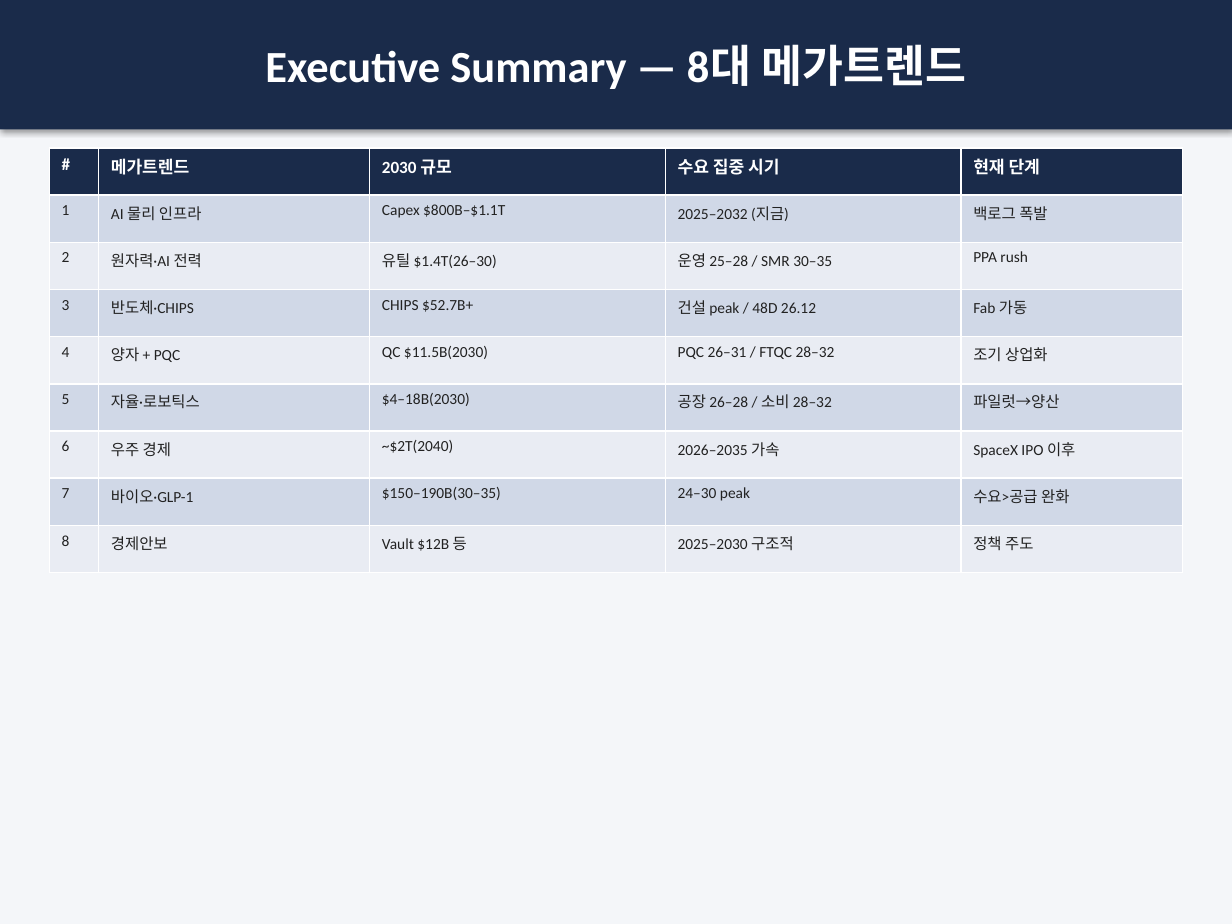
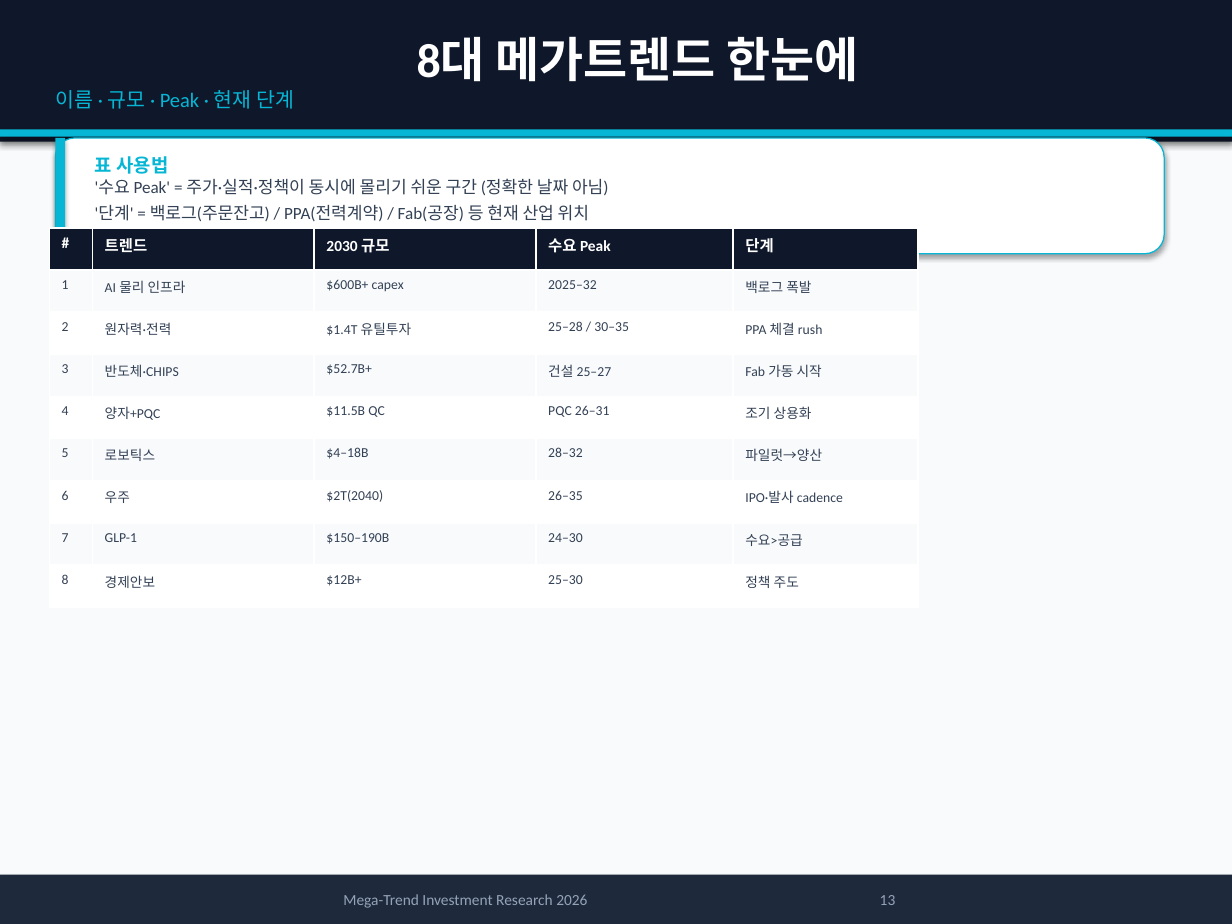
Before and after one commit to yskkkk/Stock, a slide deck: slide 13 of reports/megatrend-investment-report-2026.pptx (slide 3 before the commit). Drawn at 1232x924 pixels with LibreOffice and Linux fonts; fonts in the diff are those of the drawing. Boxes give left, top, right and bottom in pixels: in the first picture for what was removed or moved away, otherwise in the second. Text is boxed around its words. In the diff, an @@ line names an element or a change of style, - is before the commit and + after.

```diff
--- a/reports/megatrend-investment-report-2026.pptx
+++ b/reports/megatrend-investment-report-2026.pptx
@@ background #F4F6F9 to #F8FAFC @@
@@ rectangle "8대 메가트렌드 한눈에": place and size @@
-rectangle "8대 메가트렌드 한눈에" at [0,0,1232,129]
+rectangle "8대 메가트렌드 한눈에" at [0,0,1232,142]
@@ rectangle "8대 메가트렌드 한눈에" at [0,0,1232,142]: fill #1A2B4A to #0F172A @@
@@ text in rectangle at [55,36,859,109]: text changed; size 26 to 12 pt; text colour #FFFFFF to #06B6D4; bold off @@
-Executive Summary — 8대 메가트렌드
+8대 메가트렌드 한눈에
+이름 · 규모 · Peak · 현재 단계
@@ rectangle added at [0,129,1232,137], fill #06B6D4 @@
@@ rounded rectangle added at [55,138,1164,254], fill #FFFFFF, outline #06B6D4 0.75 pt @@
@@ rectangle added at [55,138,65,254], fill #06B6D4 @@
@@ text added at [95,156,608,221], 10 pt, text #334155 @@
+표 사용법
+'수요 Peak' = 주가·실적·정책이 동시에 몰리기 쉬운 구간 (정확한 날짜 아님)
+'단계' = 백로그(주문잔고) / PPA(전력계약) / Fab(공장) 등 현재 산업 위치
@@ table at [49,228,918,607] @@
-row 1: # | 메가트렌드 | 2030 규모 | 수요 집중 시기 | 현재 단계
+row 1: # | 트렌드 | 2030 규모 | 수요 Peak | 단계
-row 2, column 3: Capex $800B–$1.1T
+row 2, column 3: $600B+ capex
-row 2, column 4: 2025–2032 (지금)
+row 2, column 4: 2025–32
-row 3: 2 | 원자력·AI 전력 | 유틸 $1.4T(26–30) | 운영 25–28 / SMR 30–35 | PPA rush
+row 3: 2 | 원자력·전력 | $1.4T 유틸투자 | 25–28 / 30–35 | PPA 체결 rush
-row 4: 3 | 반도체·CHIPS | CHIPS $52.7B+ | 건설 peak / 48D 26.12 | Fab 가동
+row 4: 3 | 반도체·CHIPS | $52.7B+ | 건설 25–27 | Fab 가동 시작
-row 5: 4 | 양자 + PQC | QC $11.5B(2030) | PQC 26–31 / FTQC 28–32 | 조기 상업화
+row 5: 4 | 양자+PQC | $11.5B QC | PQC 26–31 | 조기 상용화
-row 6: 5 | 자율·로보틱스 | $4–18B(2030) | 공장 26–28 / 소비 28–32 | 파일럿→양산
+row 6: 5 | 로보틱스 | $4–18B | 28–32 | 파일럿→양산
-row 7: 6 | 우주 경제 | ~$2T(2040) | 2026–2035 가속 | SpaceX IPO 이후
+row 7: 6 | 우주 | $2T(2040) | 26–35 | IPO·발사 cadence
-row 8: 7 | 바이오·GLP-1 | $150–190B(30–35) | 24–30 peak | 수요>공급 완화
+row 8: 7 | GLP-1 | $150–190B | 24–30 | 수요>공급
-row 9, column 3: Vault $12B 등
+row 9, column 3: $12B+
-row 9, column 4: 2025–2030 구조적
+row 9, column 4: 25–30
@@ fill #1A2B4A to #0F172A in row 1 @@
@@ fill #D0D8E8 to #F8FAFC in 20 cells @@
@@ fill #E9EDF4 to #FFFFFF in 20 cells @@
@@ size 10 to 9 pt in "#", "2030 규모" @@
@@ size 9 to 8 pt, text colour #222222 to #334155 in "1", "AI 물리 인프라", "백로그 폭발", "2" and 10 more places @@
@@ table: place and size @@
-table at [49,148,1183,573]
+table at [49,228,918,607]
@@ rectangle added at [0,875,1232,924], fill #1E293B, 9 pt, text #94A3B8 @@
+Mega-Trend Investment Research 2026 13
```
Also in this commit, not shown: 48 slides added, 18 slides removed, 1 other file.
